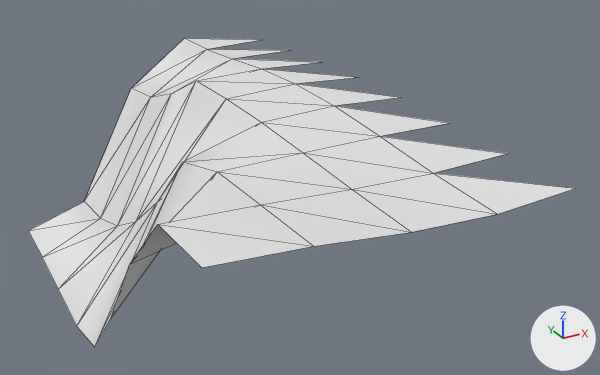
An edit to the OBJ model models/areas/ruins/rot_1_0.obj, drawn before and after from the same camera.
Both versions are drawn from a 50 mm camera at (14.9, -33.3, 16.2) aimed at (27.2, -10.8, 4.9). Lighting does not change. The marker at lower right points along +X, +Y and +Z. The first picture is the older version. Mesh edges are drawn as thin lines. Where no turn or scale is listed for an object, it has been applied to the vertices. Vertices at exactly the same position are counted once.

Objects in the first picture: 'rot_1_0'.
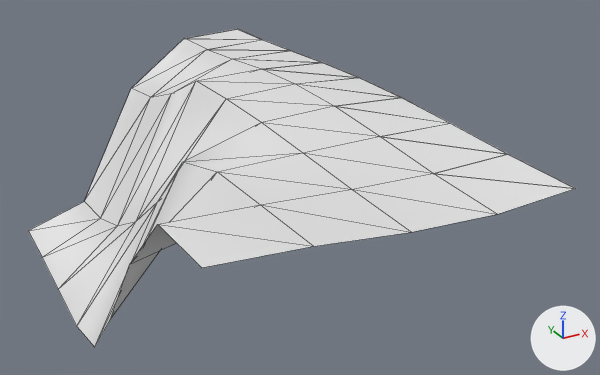
Edits to the bpy script that builds the scene:
```text
Change me_rot_1_0:
    used by ob_rot_1_0; location = (0.0, 0.0, 0.0)
    remove me_rot_1_0.from_pydata(...)  # 44 vertices, 56 faces; spans x 20.0..30.0, y -20.0..0.0, z -0.2..8.3
    add me_rot_1_0.from_pydata(...)  # 69 vertices, 72 faces; spans x 20.0..30.0, y -20.0..0.0, z -0.2..8.3
    me_rot_1_0 part 1
    25 vertices are added at x 27.5..30.0, y -20.0..0.0, z 7.7..8.3
    16 new faces join them
```

Where the change shows, as pixel boxes (x1, y1, x2, y2) in the pictures (600 x 375 px):
'rot_1_0', reshaped: before (29, 38, 576, 347); after (29, 29, 576, 347)
part 1 of me_rot_1_0, added: after (189, 29, 574, 188)
